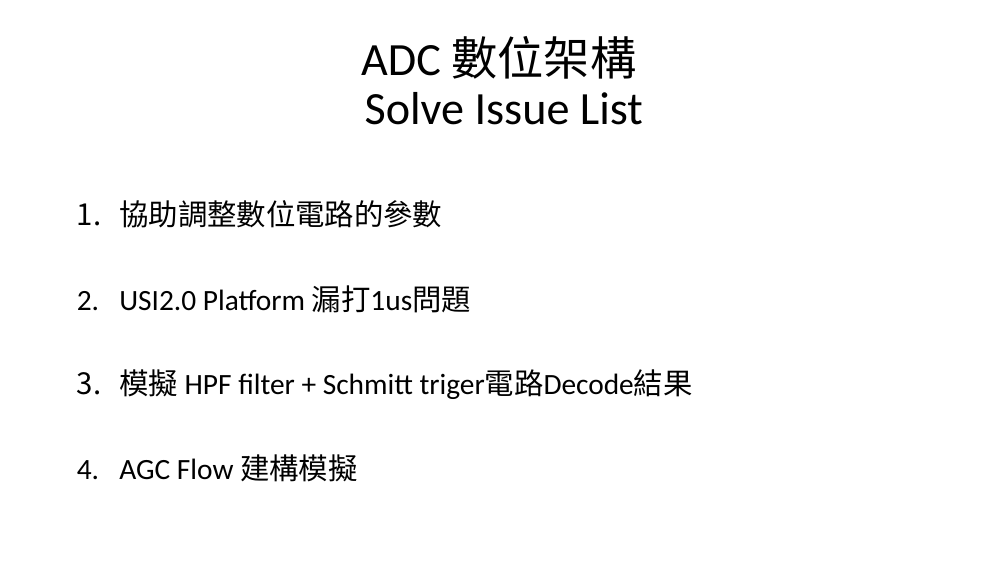
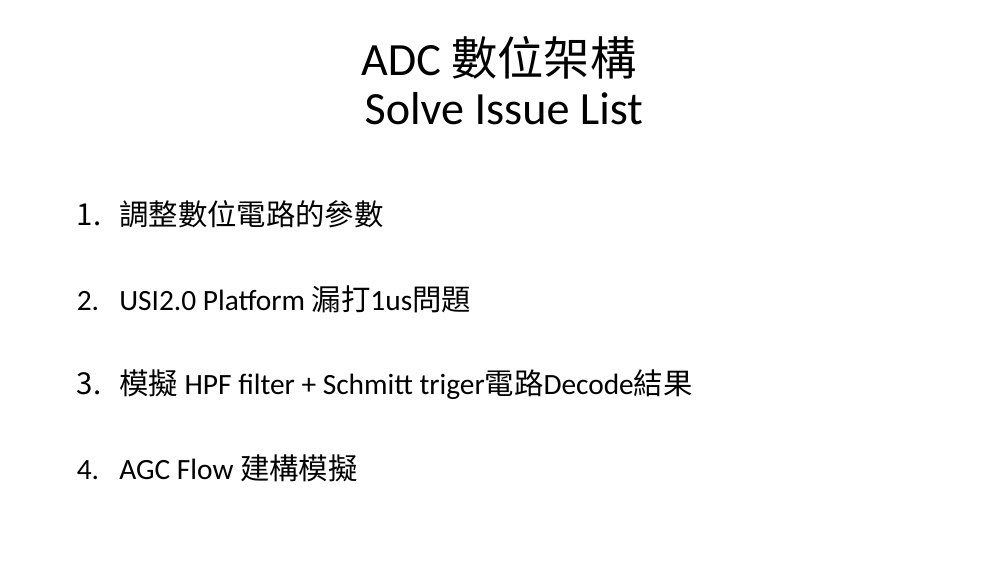
Before and after one commit to a0910281835/Summrary_PDF, a slide deck: slide 5 of Project_Summary_pdf/Project_Summary.pptx (slide 4 before the commit). Drawn at 1008x567 pixels with LibreOffice and Linux fonts; fonts in the diff are those of the drawing. Boxes give left, top, right and bottom in pixels: in the first picture for what was removed or moved away, otherwise in the second. Text is boxed around its words. In the diff, an @@ line names an element or a change of style, - is before the commit and + after.

```diff
--- a/Project_Summary_pdf/Project_Summary.pptx
+++ b/Project_Summary_pdf/Project_Summary.pptx
@@ text at (119,200,383,228): text changed @@
-1. 協助調整數位電路的參數
+1. 調整數位電路的參數
```
Also in this commit, not shown: 4 other slides changed, 4 slides added.
